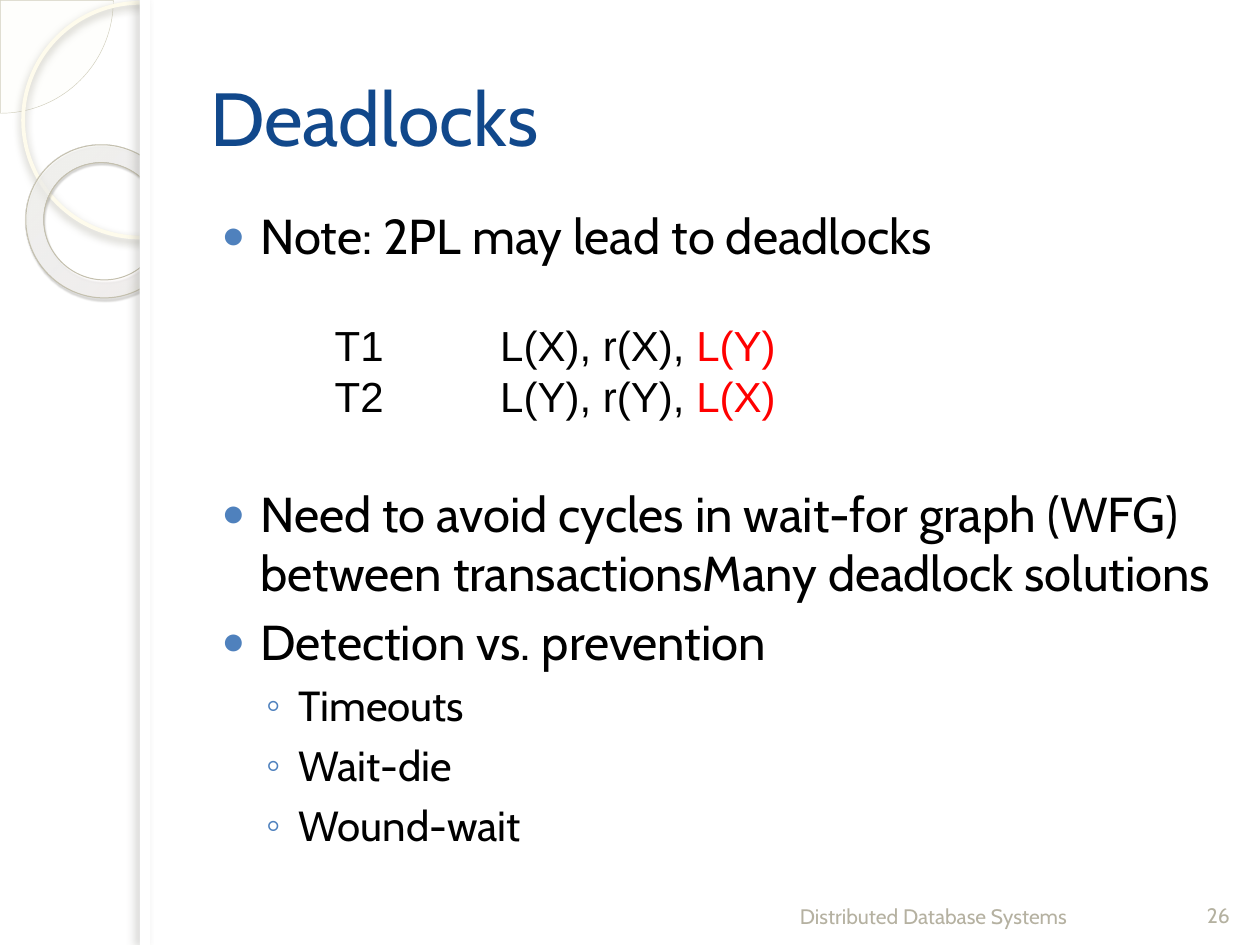
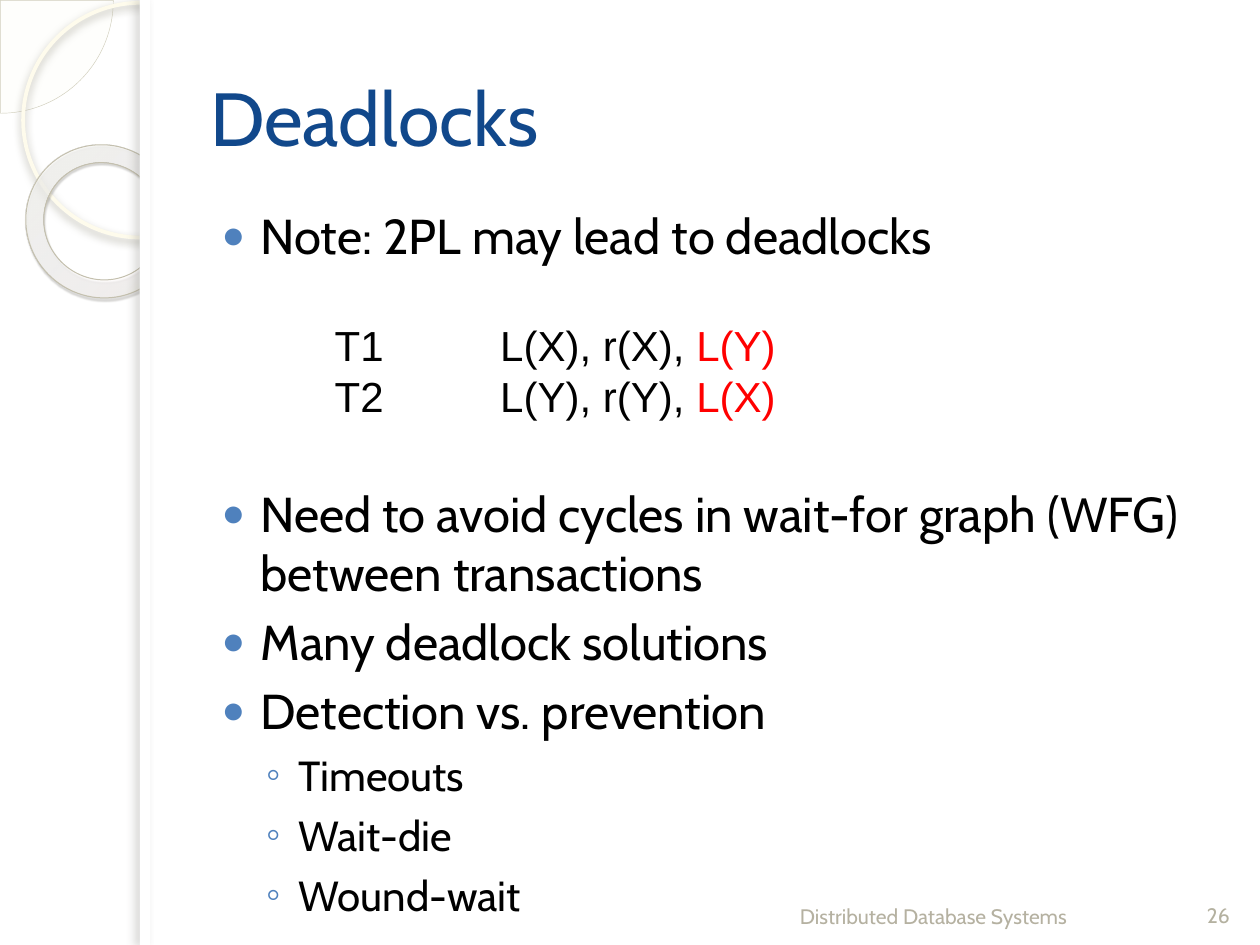
Before and after one commit to fanju1984/ddb, a slide deck: slide 26 of Fall_2019/Slides/11-Distributed_Concurrency_Control-2.pptx. Drawn at 1260x945 pixels with LibreOffice and Linux fonts; fonts in the diff are those of the drawing; background and template pictures are left out. Boxes give left, top, right and bottom in pixels: in the first picture for what was removed or moved away, otherwise in the second. Text is boxed around its words. In the diff, an @@ line names an element or a change of style, - is before the commit and + after.

```diff
--- a/Fall_2019/Slides/11-Distributed_Concurrency_Control-2.pptx
+++ b/Fall_2019/Slides/11-Distributed_Concurrency_Control-2.pptx
@@ text at bbox=[261, 495, 1178, 671]: text changed @@
-● Need to avoid cycles in wait-for graph (WFG) between transactionsMany deadlock solutions
+● Need to avoid cycles in wait-for graph (WFG) between transactions
+● Many deadlock solutions
```
Also in this commit, not shown: 1 other slide changed, 8 slides added, 2 slides removed, 9 other files.
